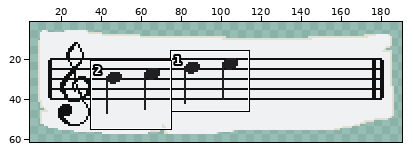
Two versions of one pixel-art file, Assets/Resources/Sprites/UI Elements/treble_n_staff.aseprite. Above: a wide view before the commit, with the close-up outlined.
Close-up. As it was:
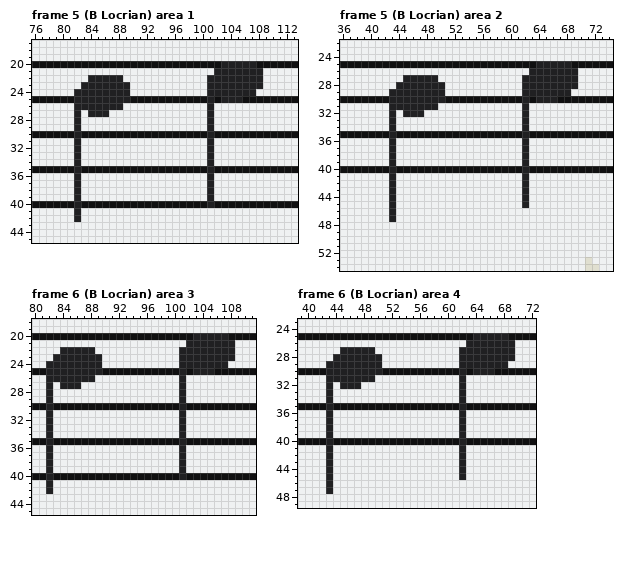
192x64 pixels, 56 frames. Shown: frame 5 (B Locrian) area 1: x 76..113, y 17..45; frame 5 (B Locrian) area 2: x 36..74, y 22..54; frame 6 (B Locrian) area 3: x 80..111, y 18..45; frame 6 (B Locrian) area 4: x 39..72, y 23..49. The wide view leaves out empty margins. The commit also changed other frames or places, which this record leaves out.
New version:
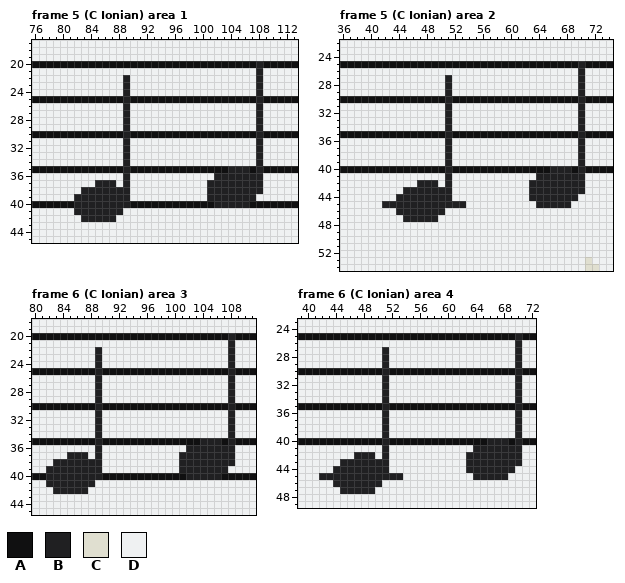
Palette (. is transparent): A #101011  B #202022  C #e0dfd0  D #eff1f2
What changed:
Changed rows in their new state; - is an unchanged pixel.
Frame 5 (C Ionian) area 1, layer "Notes":
first column x 82:
20 ---------------------AAAAAB
21 --------------------DDDDDD-
22 --DDDDDB-----------DDDDDDD-
23 -DDDDDD------------DDDDDDD-
24 DDDDDDD------------DDDDDDDB
25 AAAAAAA------------A-AAA--B
26 DDDDDDDB-----------D------B
27 D-DDD--B-----------D------B
28 D------B-----------D------B
29 D------B-----------D------B
30 A------B-----------A------B
31 D------B-----------D------B
32 D------B-----------D------B
33 D------B-----------D------B
34 D------B-----------D------B
35 A------B-----------A--BBB-B
36 D------B-----------DBBBBBBB
37 D--BBB-B------------BBBBBBB
38 DBBBBBBB------------BBBBBBB
39 -BBBBBBB------------BBBBBB-
40 -BBBBBBB-----------ABBBBB--
41 -BBBBBB--------------------
42 DBBBBB---------------------
Frame 5 (C Ionian) area 2, layer "Notes":
first column x 42:
25 ----------------------AAAAA-B
26 ---------------------DDDDDDDB
27 ---DDDDD-B----------DDDDDDDDB
28 --DDDDDDDB----------DDDDDDDDB
29 -DDDDDDDDB----------DDDDDDD-B
30 -AAAAAAAAB----------A-AAA---B
31 -DDDDDDD-B----------D-------B
32 -D-DDD---B----------D-------B
33 -D-------B----------D-------B
34 -D-------B----------D-------B
35 -A-------B----------A-------B
36 -D-------B----------D-------B
37 -D-------B----------D-------B
38 -D-------B----------D-------B
39 -D-------B----------D-------B
40 -A-------B----------A---BBB-B
41 -D-------B----------D-BBBBBBB
42 -D---BBB-B----------DBBBBBBBB
43 -D-BBBBBBB----------DBBBBBBBB
44 -DBBBBBBBB----------DBBBBBBB-
45 B-BBBBBBBBBB--------D-BBBBB--
46 -DBBBBBBB--------------------
47 -D-BBBBB---------------------
Frame 6 (C Ionian) area 3, layer "Notes": the same change as frame 5 (C Ionian) area 1
Frame 6 (C Ionian) area 4, layer "Notes": the same change as frame 5 (C Ionian) area 2
